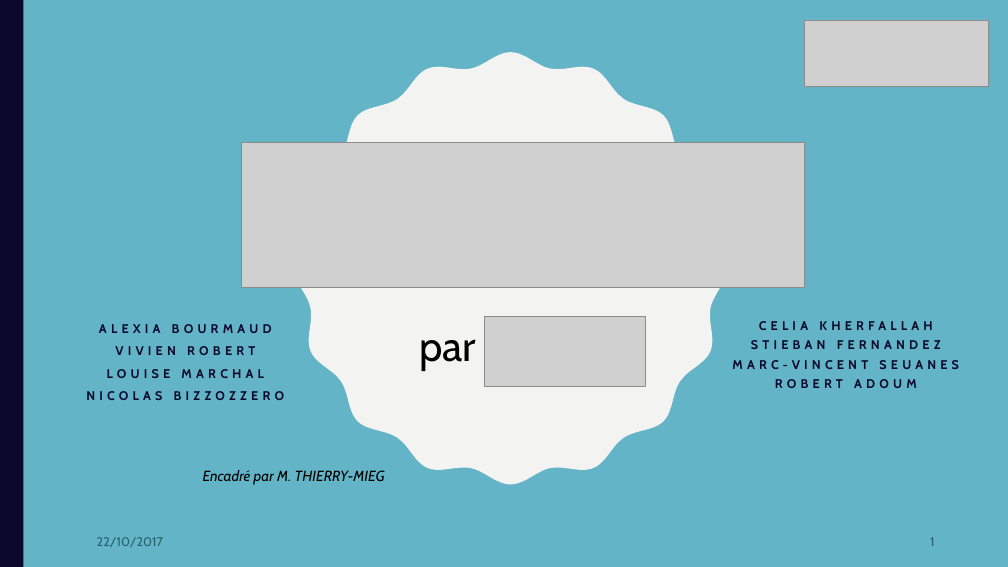
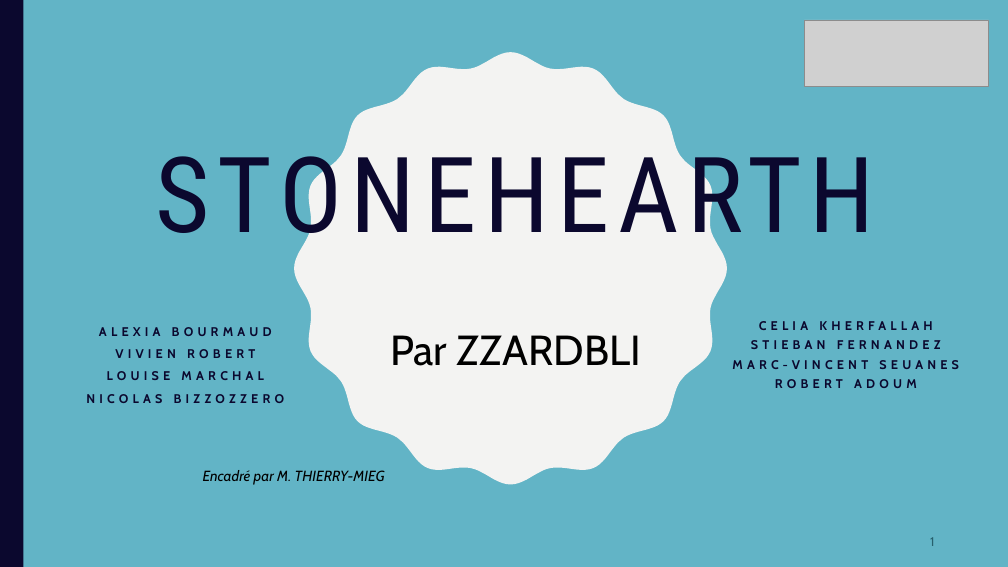
Before and after one commit to AlexiaBourmaud/StoneHearth, a slide deck: slide 1 of presentation/présentation2.pptx. Drawn at 1008x567 pixels with LibreOffice and Linux fonts; fonts in the diff are those of the drawing; grey boxes stand for pictures. Boxes give left, top, right and bottom in pixels: in the first picture for what was removed or moved away, otherwise in the second. Text is boxed around its words. In the diff, an @@ line names an element or a change of style, - is before the commit and + after.

```diff
--- a/presentation/présentation2.pptx
+++ b/presentation/présentation2.pptx
@@ title added at (155, 136, 875, 257), 100 pt, text #0B082E @@
+STONEHEARTH
@@ picture removed at (242, 142, 805, 288) @@
@@ picture removed at (484, 316, 646, 386) @@
@@ text at (390, 335, 641, 366): text changed @@
-par
+Par ZZARDBLI
@@ text removed at (97, 537, 163, 547) @@
-22/10/2017
```
Also in this commit, not shown: 18 other slides changed.
